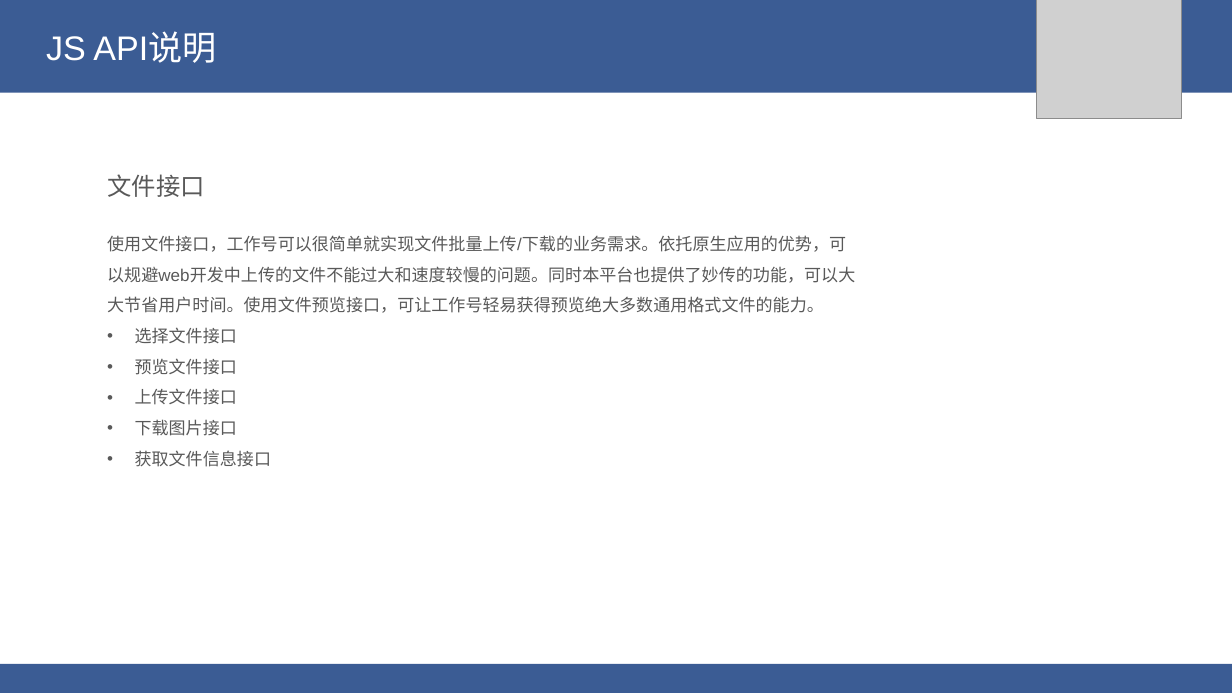
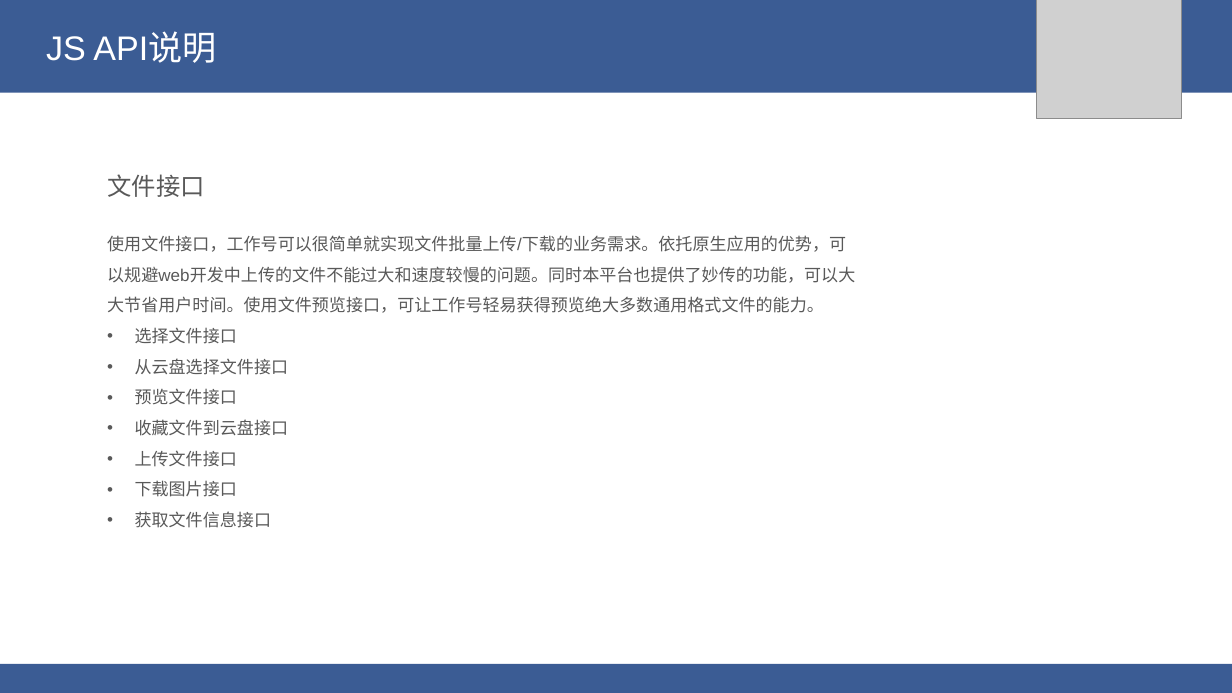
Before and after one commit to johncaozh/SunrunExt, a slide deck: slide 4 of docs/js api/尚云企业应用平台JS API相关说明.pptx. Drawn at 1232x693 pixels with LibreOffice and Linux fonts; fonts in the diff are those of the drawing; grey boxes stand for pictures. Boxes give left, top, right and bottom in pixels: in the first picture for what was removed or moved away, otherwise in the second. Text is boxed around its words. In the diff, an @@ line names an element or a change of style, - is before the commit and + after.

```diff
--- a/docs/js api/尚云企业应用平台JS API相关说明.pptx
+++ b/docs/js api/尚云企业应用平台JS API相关说明.pptx
@@ text at (x1=135, y1=358, x2=289, y2=375): paragraph added @@
+• 从云盘选择文件接口
@@ text at (x1=135, y1=419, x2=289, y2=436): paragraph added @@
+• 收藏文件到云盘接口
```
Also in this commit, not shown: 1 other slide changed, 1 other file.
